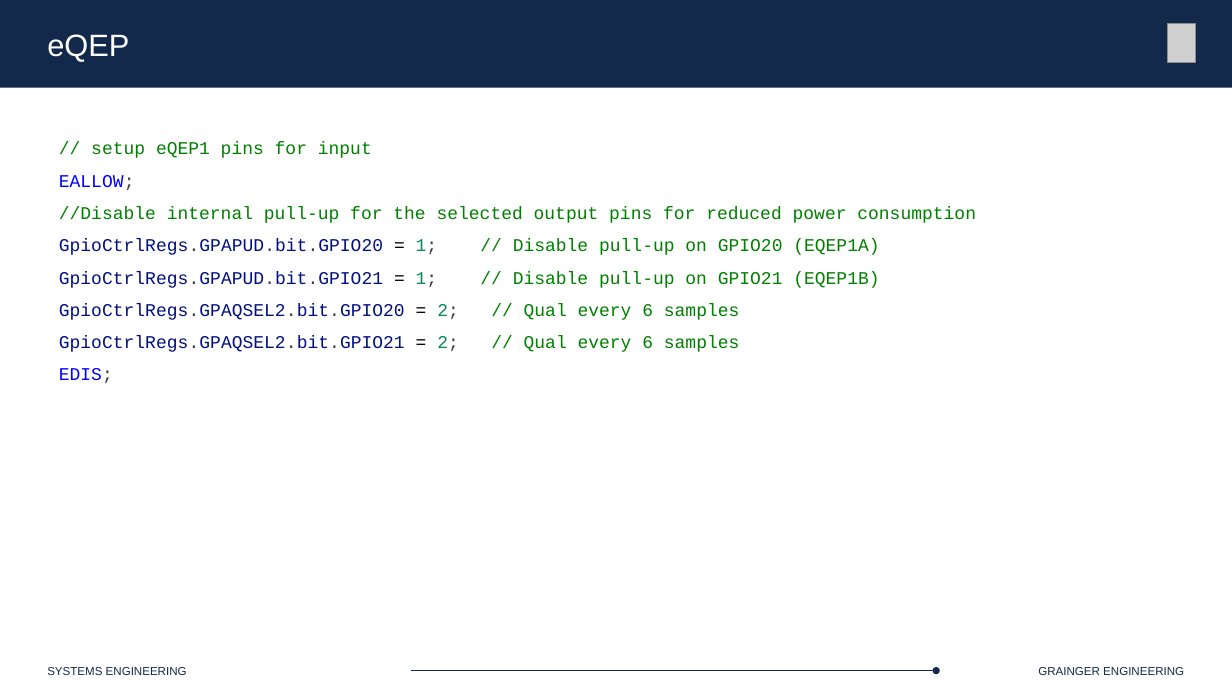
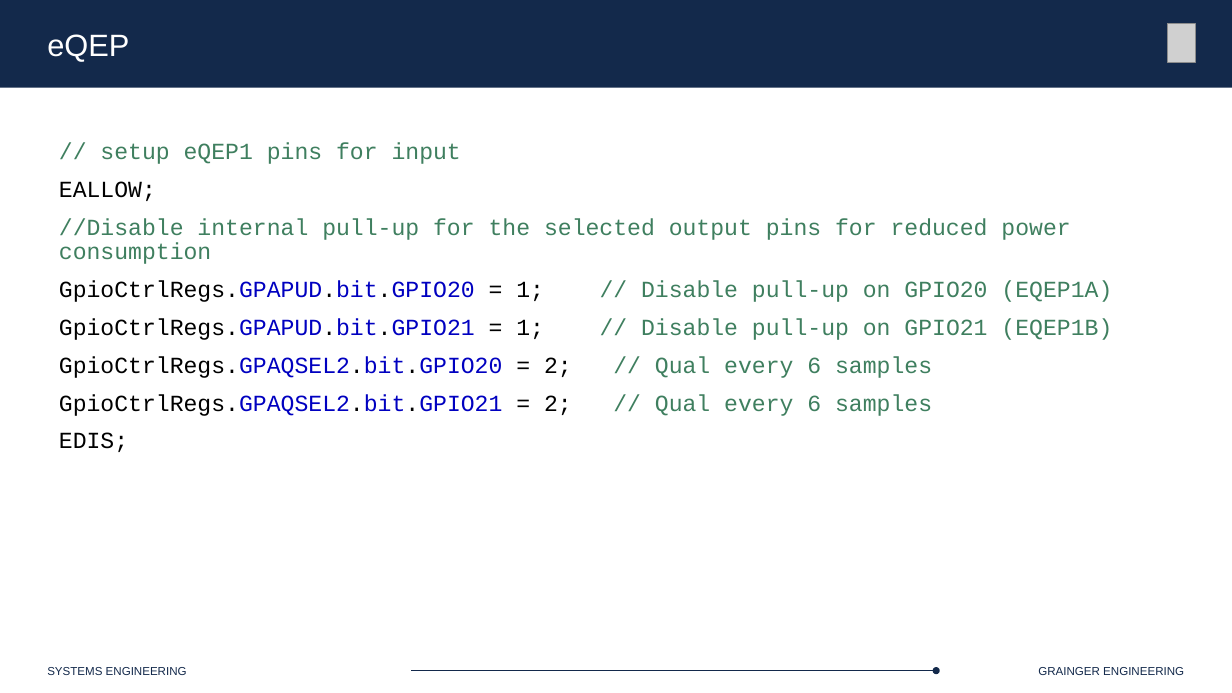
Before and after one commit to Marius-Juston/SE-423---Class-Material, a slide deck: slide 25 of Lectures/Slides/L6.pptx (slide 27 before the commit). Drawn at 1232x693 pixels with LibreOffice and Linux fonts; fonts in the diff are those of the drawing; grey boxes stand for pictures. Boxes give left, top, right and bottom in pixels: in the first picture for what was removed or moved away, otherwise in the second. Text is boxed around its words. In the diff, an @@ line names an element or a change of style, - is before the commit and + after.

```diff
--- a/Lectures/Slides/L6.pptx
+++ b/Lectures/Slides/L6.pptx
@@ text "// setup eQEP1 pins for ..." at (59, 142, 1112, 452): size 14 to 18 pt; text colour #008000 to #3F7F5F in "// setup eQEP1 pins for input", "//Disable internal pull-up for the selected output ...", "// Disable pull-up on GPIO20 (EQEP1A)", "// Disable pull-up on GPIO21 (EQEP1B)" and 2 more places; text colour #0000FF to #000000 in "EALLOW;", "EDIS;"; text colour #3B3B3B to #000000 in "EALLOW;", "GpioCtrlRegs.GPAPUD.bit.GPIO20 1;", "GpioCtrlRegs.GPAPUD.bit.GPIO21 1;", "GpioCtrlRegs.GPAQSEL2.bit.GPIO20 2;" and 2 more places; text colour #001080 to #000000, text colour #001080 to #0000C0 in "GpioCtrlRegs.GPAPUD.bit.GPIO20", "GpioCtrlRegs.GPAPUD.bit.GPIO21", "GpioCtrlRegs.GPAQSEL2.bit.GPIO20", "GpioCtrlRegs.GPAQSEL2.bit.GPIO21"; text colour #098658 to #000000 in "1;", "1;", "2;", "2;" @@
```
Also in this commit, not shown: 9 other slides changed, 15 slides added, 1 other file.
